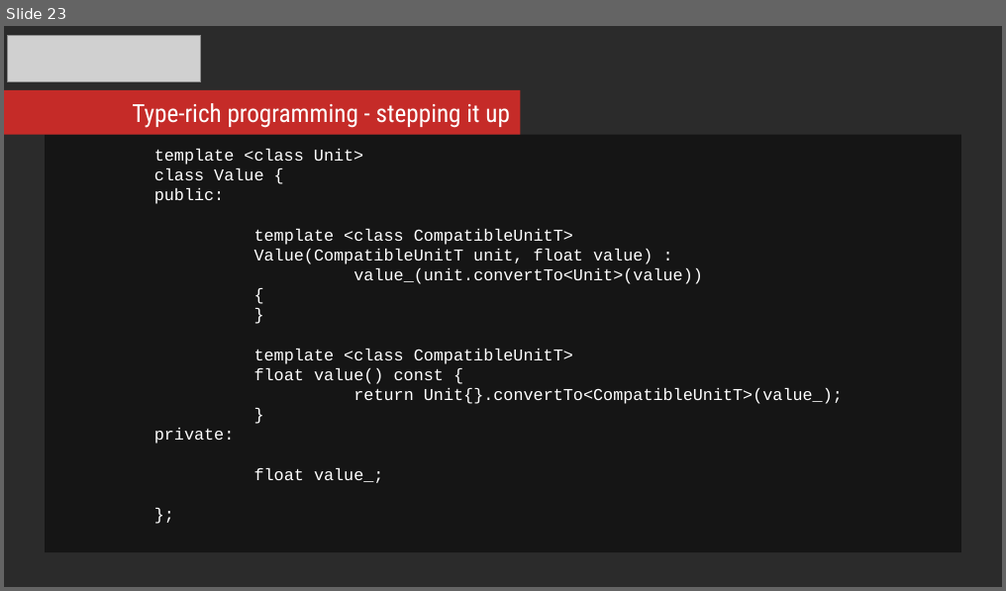
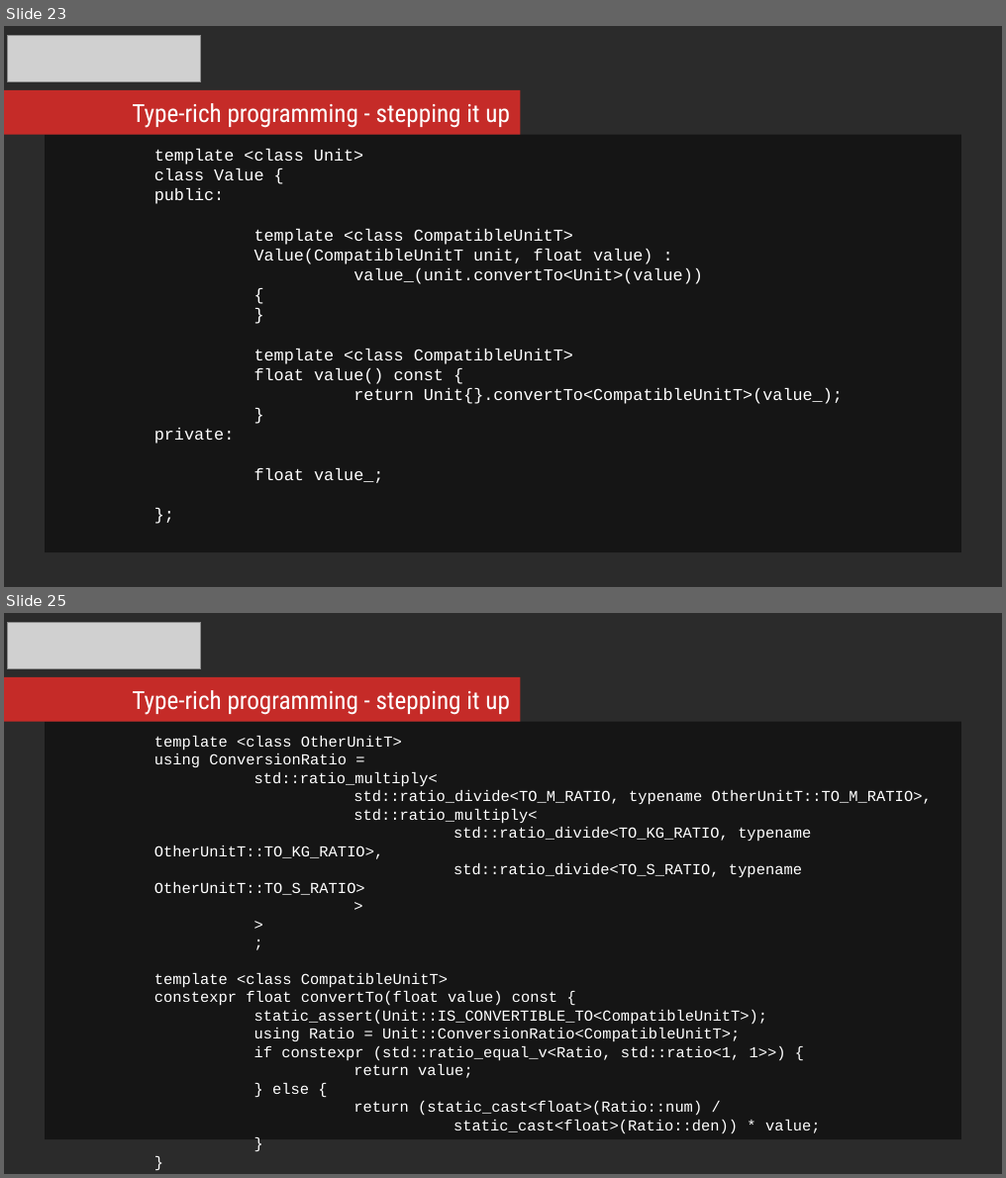
Before and after one commit to mikosz/type-safety, a slide deck: ask-not-what-you-can-do-for-the-compiler.odp. Shown one above the other, each under a label of ours: slide 23 before the commit, slides 23 and 25 after it; the slides between them are not shown. The pictures are 1006x591 and 1006x1178 pixels, drawn with LibreOffice and Linux fonts; fonts in the diff are those of the drawing; grey boxes stand for pictures; background and template pictures are left out; a plain dark background stands for a picture behind light text. Boxes give left, top, right and bottom in pixels: in the first picture for what was removed or moved away, otherwise in the second. Text is boxed around its words. In the diff, an @@ line names an element or a change of style, - is before the commit and + after.

Commit message:
Fixed compilation benchmark templates. Finished slides for unit

```diff
--- a/ask-not-what-you-can-do-for-the-compiler.odp
+++ b/ask-not-what-you-can-do-for-the-compiler.odp
@@ slide 25 added at [4,613,1002,1174], background picture (left out) @@
@@ picture added at [8,622,202,668] @@
@@ rectangle added at [4,677,520,721], fill #C52B28 @@
@@ text added at [132,690,510,715], 18 pt, text #FFFFFF @@
+Type-rich programming - stepping it up
@@ rectangle added at [45,722,961,1140], fill #000000 at 51% opacity, 11 pt, text #FFFFFF @@
+template <class OtherUnitT>
+using ConversionRatio =
+std::ratio_multiply<
+std::ratio_divide<TO_M_RATIO, typename OtherUnitT::TO_M_RATIO>,
+std::ratio_multiply<
+std::ratio_divide<TO_KG_RATIO, typename OtherUnitT::TO_KG_RATIO>,
+std::ratio_divide<TO_S_RATIO, typename OtherUnitT::TO_S_RATIO>
+>
+>
+;
+template <class CompatibleUnitT>
+constexpr float convertTo(float value) const {
+static_assert(Unit::IS_CONVERTIBLE_TO<CompatibleUnitT>);
+using Ratio = Unit::ConversionRatio<CompatibleUnitT>;
+if constexpr (std::ratio_equal_v<Ratio, std::ratio<1, 1>>) {
+return value;
+} else {
+return (static_cast<float>(Ratio::num) /
+static_cast<float>(Ratio::den)) * value;
+}
+}
```
Also in this commit, not shown: 3 other slides added, 4 other files.
